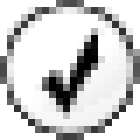
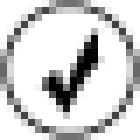
Revision of a layered w=140, h=140 image; what changed, layer by layer:
added layer "Shape 2" above "Layer 0" over [0, 0, 140, 140]
painted on "Layer 0" over [0, 0, 140, 140]
